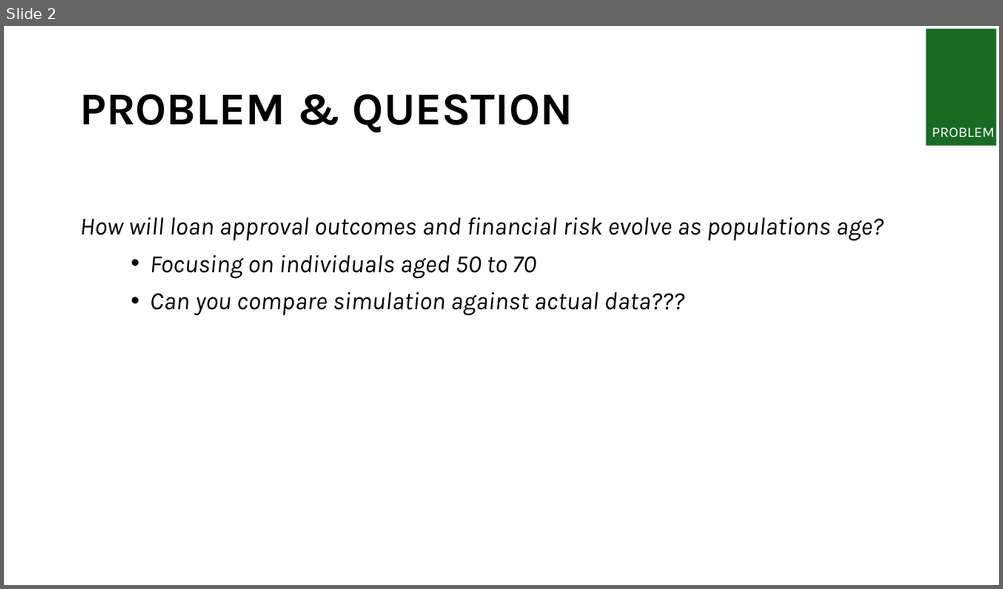
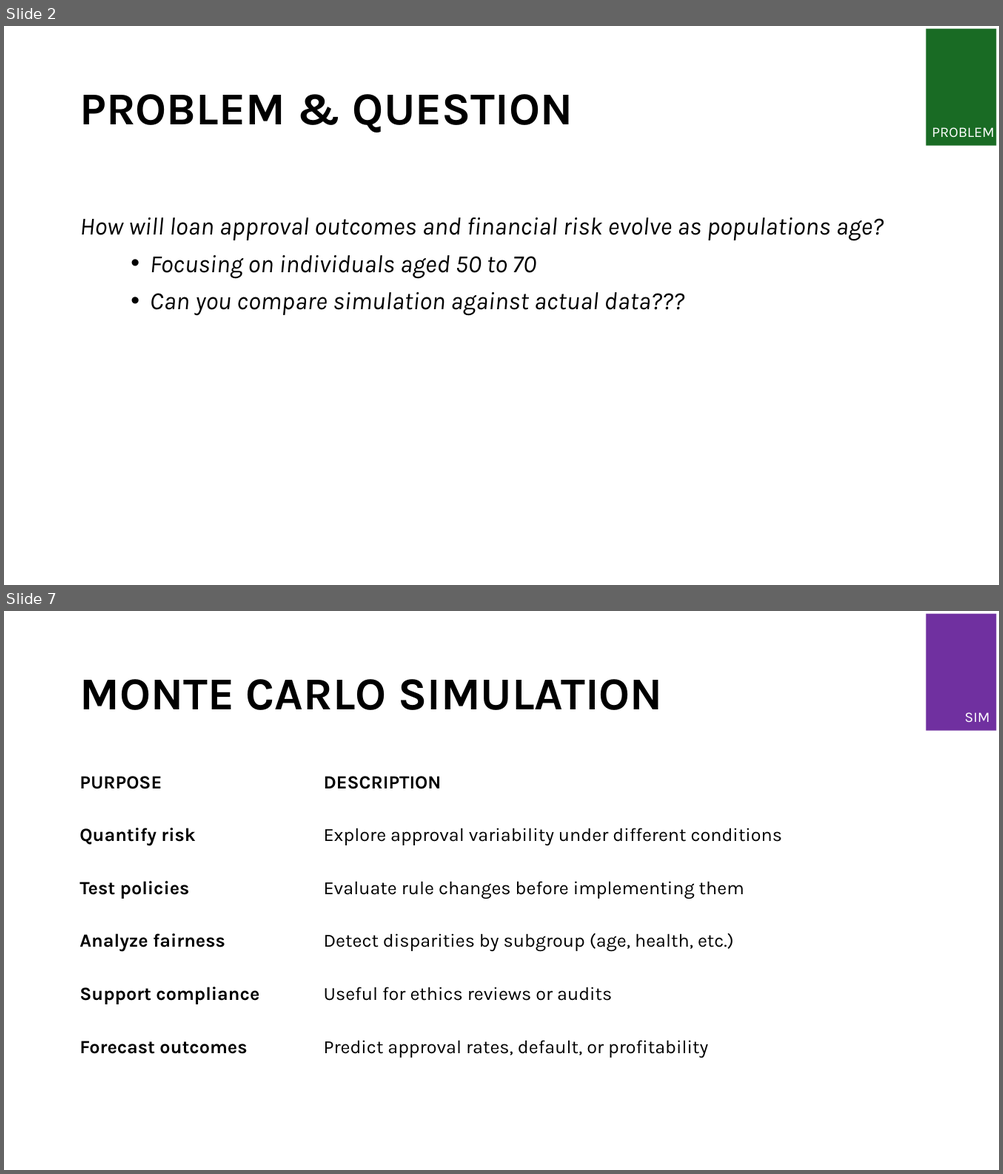
Before and after one commit to ijoshdavis/KSU-STAT-7100_MCSP, a slide deck: deliverables/Week 8 - Presentation.pptx. Shown one above the other, each under a label of ours: slide 2 before the commit, slides 2 and 7 after it; the slides between them are not shown. The pictures are 1003x589 and 1003x1174 pixels, drawn with LibreOffice and Linux fonts; fonts in the diff are those of the drawing. Boxes give left, top, right and bottom in pixels: in the first picture for what was removed or moved away, otherwise in the second. Text is boxed around its words. In the diff, an @@ line names an element or a change of style, - is before the commit and + after.

```diff
--- a/deliverables/Week 8 - Presentation.pptx
+++ b/deliverables/Week 8 - Presentation.pptx
@@ slide 7 added at box(4, 611, 999, 1170), background #FFFFFF @@
@@ rectangle added at box(925, 614, 996, 731), fill #7030A0 @@
@@ title added at box(79, 679, 663, 710), 44 pt, text #000000, bold @@
+MONTE CARLO SIMULATION
@@ text added at box(965, 712, 990, 723), 14 pt, text #FFFFFF @@
+SIM
@@ table added at box(73, 756, 882, 1074), 6 rows, 2 columns @@
+PURPOSE | DESCRIPTION
+Quantify risk | Explore approval variability under different conditions
+Test policies | Evaluate rule changes before implementing them
+Analyze fairness | Detect disparities by subgroup (age, health, etc.)
+Support compliance | Useful for ethics reviews or audits
+Forecast outcomes | Predict approval rates, default, or profitability
```
Also in this commit, not shown: 5 slides changed, 5 other slides added, 21 other files.
